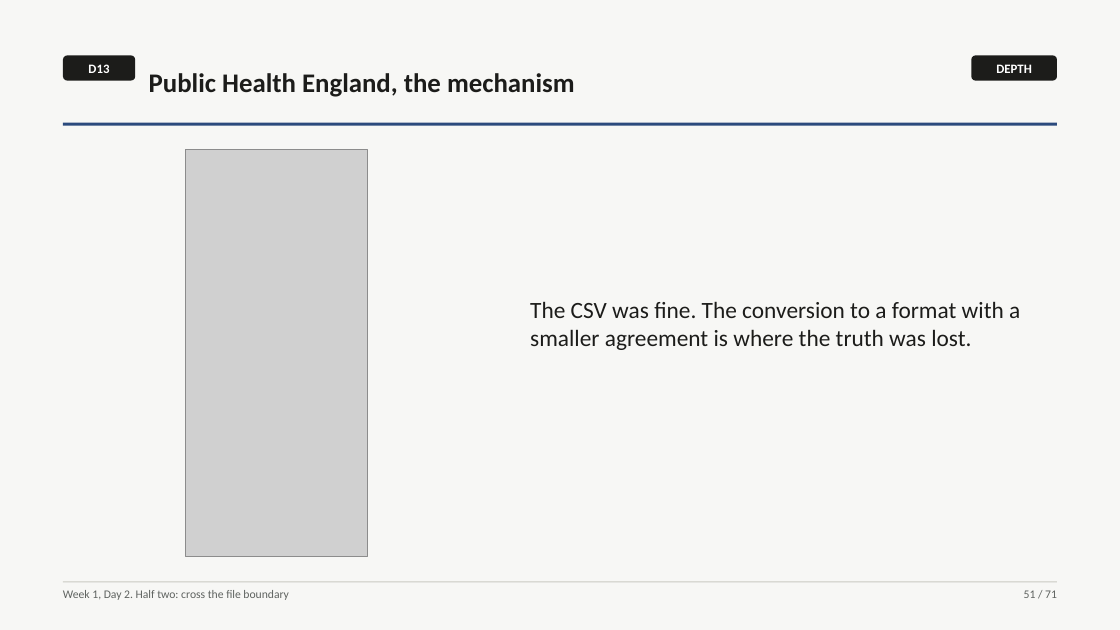
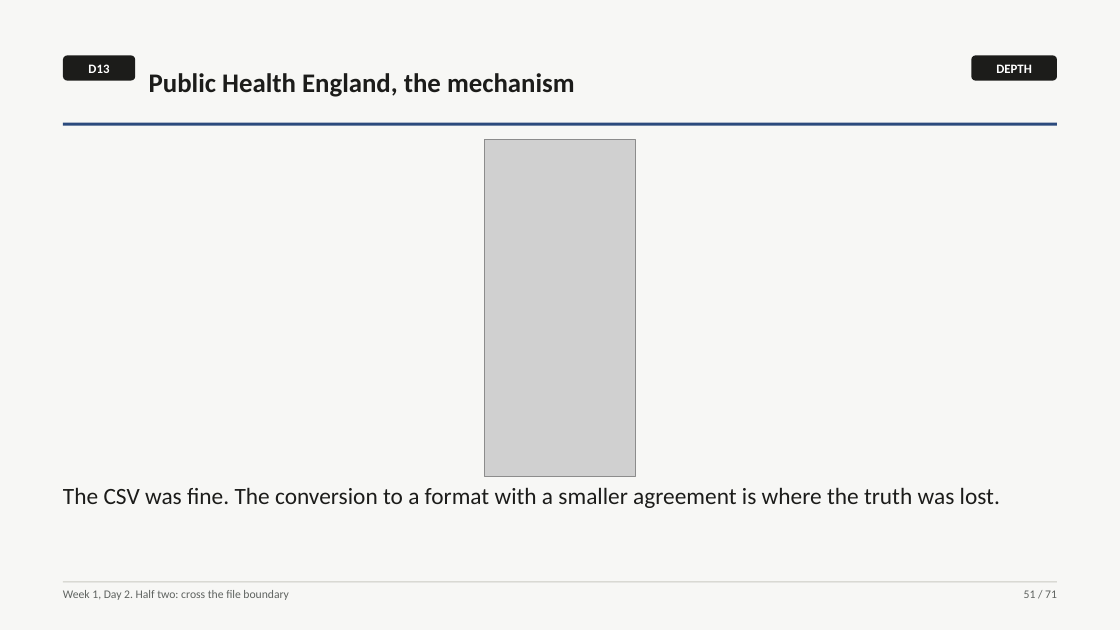
Before and after one commit to fde-academy-lab/c2-content-factory, a slide deck: slide 51 of content/W01/D2/slides/C2_W01_D02_half2_STUDENT.pptx. Drawn at 1120x630 pixels with LibreOffice and Linux fonts; fonts in the diff are those of the drawing; grey boxes stand for pictures. Boxes give left, top, right and bottom in pixels: in the first picture for what was removed or moved away, otherwise in the second. Text is boxed around its words. In the diff, an @@ line names an element or a change of style, - is before the commit and + after.

```diff
--- a/content/W01/D2/slides/C2_W01_D02_half2_STUDENT.pptx
+++ b/content/W01/D2/slides/C2_W01_D02_half2_STUDENT.pptx
@@ picture: place and size @@
-picture at [186, 150, 367, 556]
+picture at [485, 139, 635, 476]
@@ text "The CSV was fine. The ...": place and size @@
-text "The CSV was fine. The ..." at [530, 301, 1020, 350]
+text "The CSV was fine. The ..." at [63, 487, 1000, 508]
@@ text "The CSV was fine. The ..." at [63, 487, 1000, 508]: less space between paragraphs @@
```
Also in this commit, not shown: 7 other slides changed, 23 other files.
